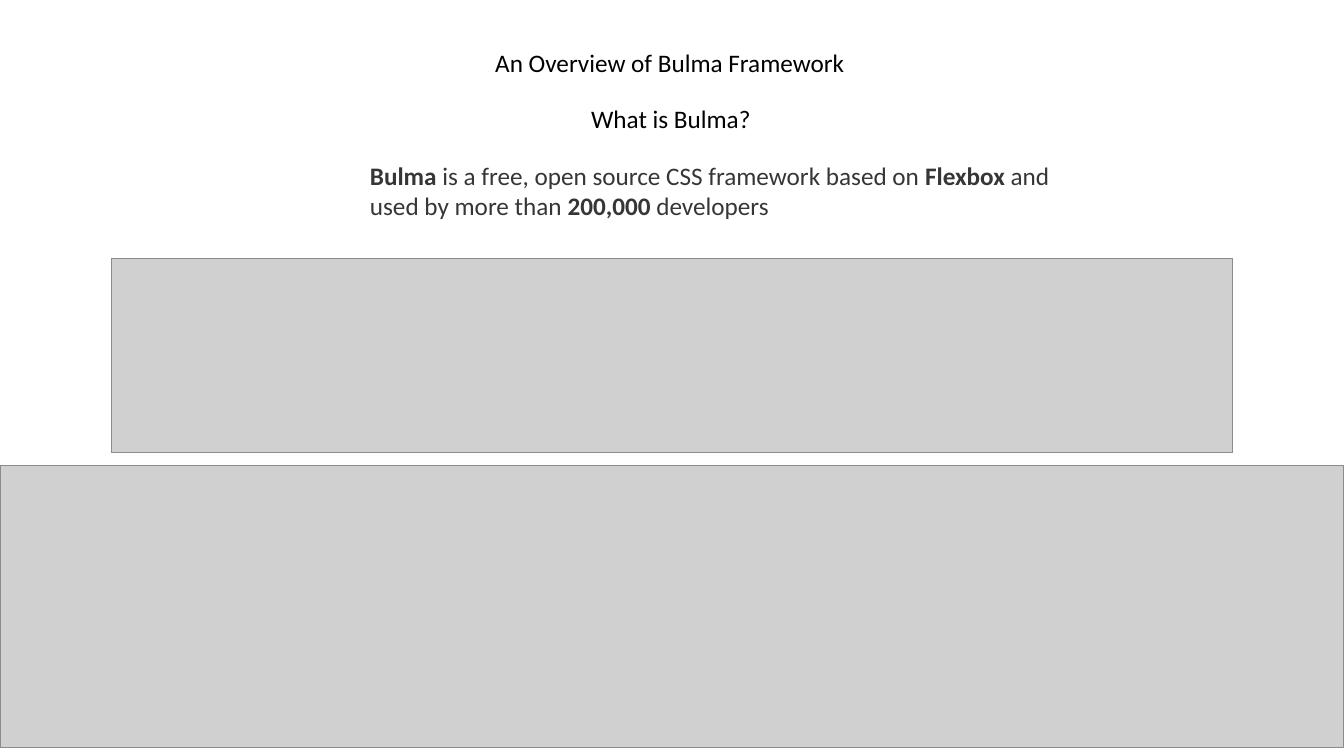
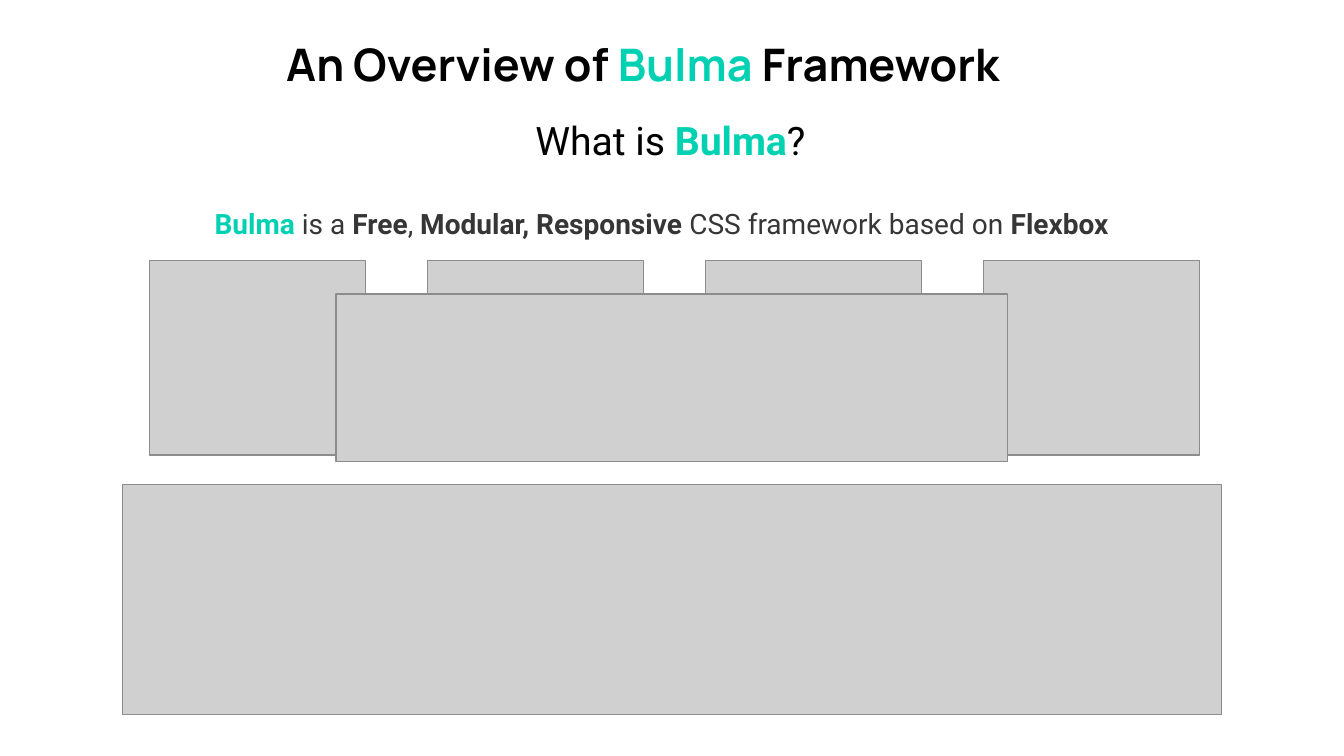
Before and after one commit to myprojectsfile/Learning-Bulma-Course, a slide deck: slide 1 of Course Materials/01- Introduction/01_04 - An Overview of Bulma Framework.pptx. Drawn at 1344x756 pixels with LibreOffice and Linux fonts; fonts in the diff are those of the drawing; grey boxes stand for pictures. Boxes give left, top, right and bottom in pixels: in the first picture for what was removed or moved away, otherwise in the second. Text is boxed around its words. In the diff, an @@ line names an element or a change of style, - is before the commit and + after.

Commit message:
Add some content to Bulma overview Presentation

```diff
--- a/Course Materials/01- Introduction/01_04 - An Overview of Bulma Framework.pptx
+++ b/Course Materials/01- Introduction/01_04 - An Overview of Bulma Framework.pptx
@@ text "An Overview of Bulma Framework": place and size @@
-text "An Overview of Bulma Framework" at [495,54,844,73]
+text "An Overview of Bulma Framework" at [286,48,999,82]
@@ text "An Overview of Bulma Framework" at [286,48,999,82]: size 18 to 32 pt, font Calibri to Manrope, bold on; text colour #000000 to #00D1B2 in "Bulma" @@
@@ text "What is Bulma?": place and size @@
-text "What is Bulma?" at [591,110,751,128]
+text "What is Bulma?" at [535,125,806,156]
@@ text "What is Bulma?" at [535,125,806,156]: size 18 to 28 pt, font Calibri to Roboto; text colour #000000 to #00D1B2, bold on in "Bulma?" @@
@@ text at [215,212,1109,240]: text changed; size 18 to 20 pt; font Calibri to Roboto; bold on @@
-Bulma is a free, open source CSS framework based on Flexbox and used by more than 200,000 developers
+Bulma is a Free, Modular, Responsive CSS framework based on Flexbox
@@ picture removed at [111,258,1232,453] @@
@@ picture added at [149,261,366,456] @@
@@ picture added at [427,261,644,456] @@
@@ picture added at [706,261,923,456] @@
@@ picture added at [983,261,1200,456] @@
@@ picture added at [336,294,1008,463] @@
@@ picture: place and size @@
-picture at [0,466,1344,747]
+picture at [122,485,1222,715]
```
Also in this commit, not shown: 8 slides added, 4 slides removed, 13 other files.
